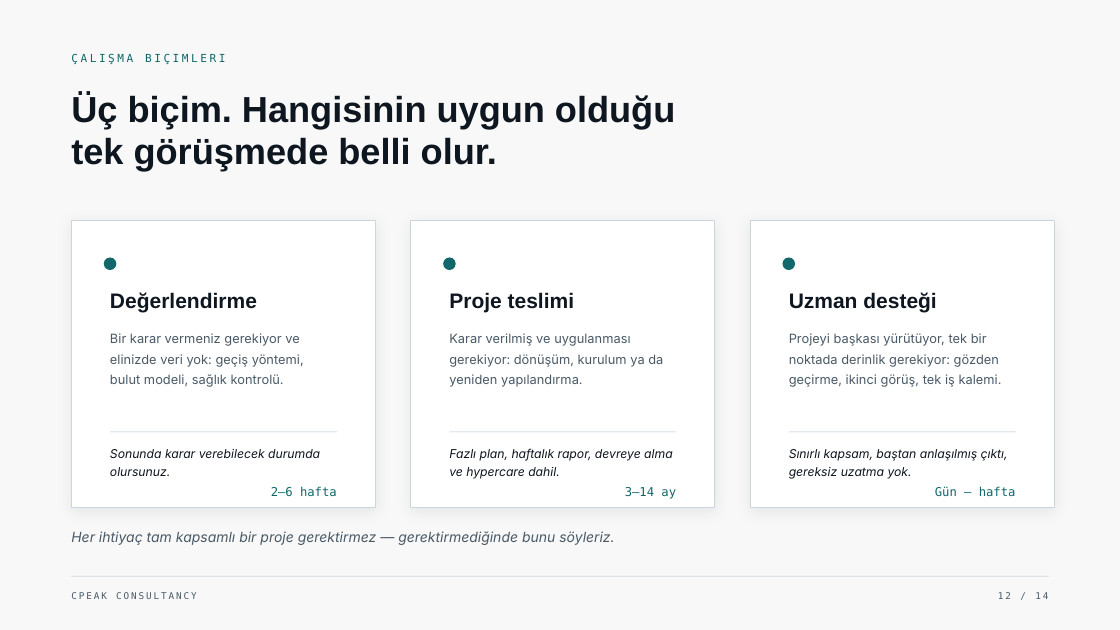
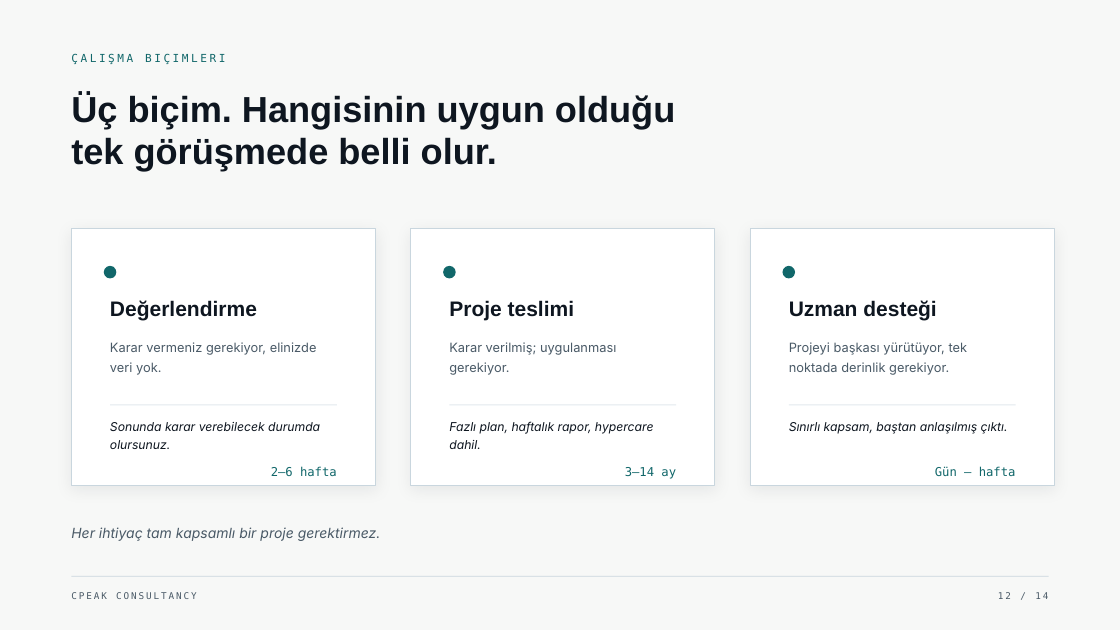
Before and after one commit to narinygt/Default, a slide deck: slide 12 of presentation/CPeak-Consultancy-Kurumsal-Sunum-TR.pptx. Drawn at 1120x630 pixels with LibreOffice and Linux fonts; fonts in the diff are those of the drawing. Boxes give left, top, right and bottom in pixels: in the first picture for what was removed or moved away, otherwise in the second. Text is boxed around its words. In the diff, an @@ line names an element or a change of style, - is before the commit and + after.

```diff
--- a/presentation/CPeak-Consultancy-Kurumsal-Sunum-TR.pptx
+++ b/presentation/CPeak-Consultancy-Kurumsal-Sunum-TR.pptx
@@ rectangle: place and size @@
-rectangle at bbox=[71, 220, 376, 507]
+rectangle at bbox=[71, 229, 376, 486]
@@ rectangle: place and size @@
-rectangle at bbox=[411, 220, 715, 507]
+rectangle at bbox=[411, 229, 715, 486]
@@ rectangle: place and size @@
-rectangle at bbox=[750, 220, 1054, 507]
+rectangle at bbox=[750, 229, 1054, 486]
@@ 3 texts, 3 ellipses: place and size @@
-3 texts, 3 ellipses at bbox=[104, 257, 936, 312]
+3 texts, 3 ellipses at bbox=[104, 266, 936, 321]
@@ text at bbox=[110, 342, 317, 375]: text changed @@
-Bir karar vermeniz gerekiyor ve elinizde veri yok: geçiş yöntemi, bulut modeli, sağlık kontrolü.
+Karar vermeniz gerekiyor, elinizde veri yok.
@@ text at bbox=[449, 342, 616, 375]: text changed @@
-Karar verilmiş ve uygulanması gerekiyor: dönüşüm, kurulum ya da yeniden yapılandırma.
+Karar verilmiş; uygulanması gerekiyor.
@@ text at bbox=[789, 342, 968, 375]: text changed @@
-Projeyi başkası yürütüyor, tek bir noktada derinlik gerekiyor: gözden geçirme, ikinci görüş, tek iş kalemi.
+Projeyi başkası yürütüyor, tek noktada derinlik gerekiyor.
@@ 3 lines, 1 text: place and size @@
-3 lines, 1 text at bbox=[110, 432, 1016, 476]
+3 lines, 1 text at bbox=[110, 405, 1016, 449]
@@ text at bbox=[449, 421, 654, 449]: text changed @@
-Fazlı plan, haftalık rapor, devreye alma ve hypercare dahil.
+Fazlı plan, haftalık rapor, hypercare dahil.
@@ text at bbox=[789, 422, 1008, 434]: text changed @@
-Sınırlı kapsam, baştan anlaşılmış çıktı, gereksiz uzatma yok.
+Sınırlı kapsam, baştan anlaşılmış çıktı.
@@ 3 texts: place and size @@
-3 texts at bbox=[271, 486, 1016, 499]
+3 texts at bbox=[271, 466, 1016, 479]
@@ text at bbox=[71, 527, 381, 541]: text changed @@
-Her ihtiyaç tam kapsamlı bir proje gerektirmez — gerektirmediğinde bunu söyleriz.
+Her ihtiyaç tam kapsamlı bir proje gerektirmez.
```
Also in this commit, not shown: 13 other slides changed, 4 other files.
